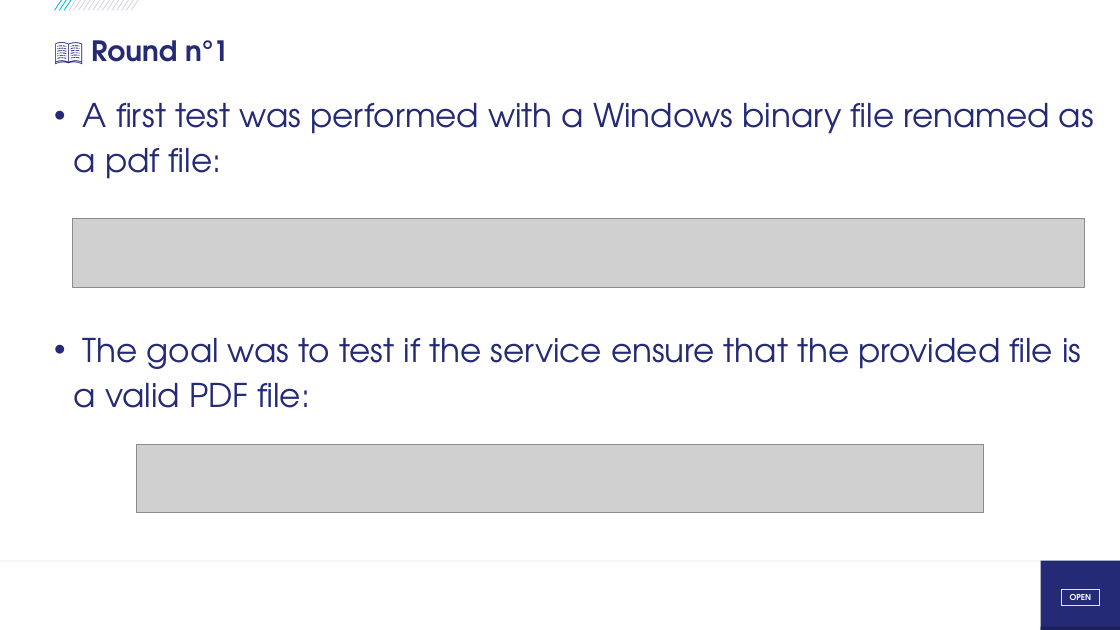
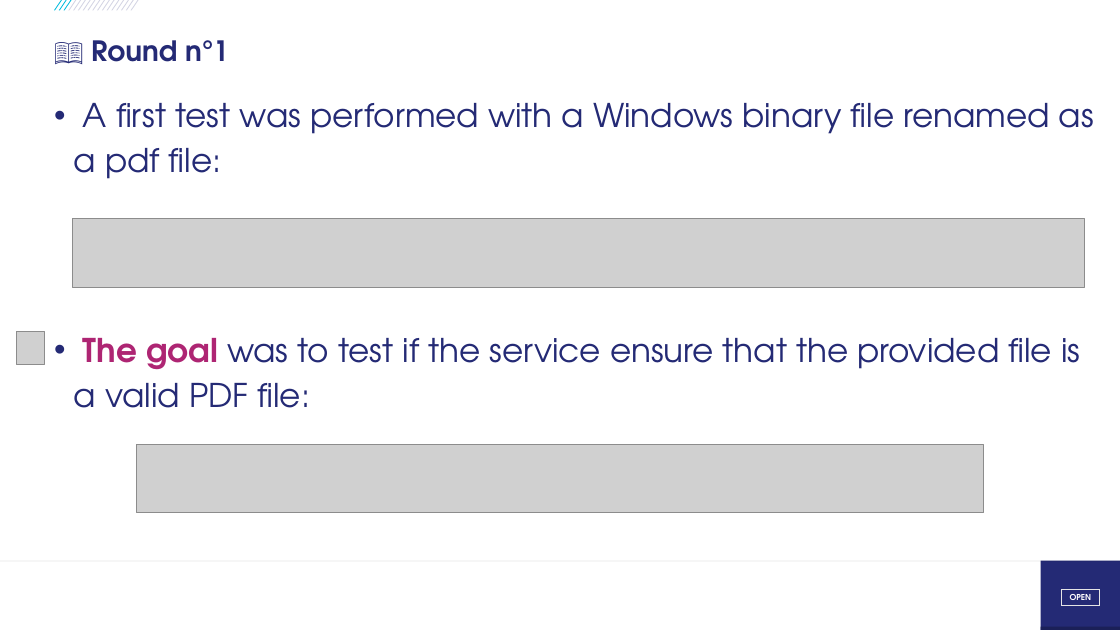
Before and after one commit to righettod/voxxeddays-lux-2026, a slide deck: slide 11 of presentation.pptx. Drawn at 1120x630 pixels with LibreOffice and Linux fonts; fonts in the diff are those of the drawing; grey boxes stand for pictures; background and template pictures are left out. Boxes give left, top, right and bottom in pixels: in the first picture for what was removed or moved away, otherwise in the second. Text is boxed around its words. In the diff, an @@ line names an element or a change of style, - is before the commit and + after.

```diff
--- a/presentation.pptx
+++ b/presentation.pptx
@@ picture added at (x1=17, y1=332, x2=45, y2=365) @@
@@ text at (x1=74, y1=338, x2=1080, y2=408): text colour #242A75 to #AE2573, bold on in "The goal" @@
```
Also in this commit, not shown: 8 other slides changed, 1 slide removed, 1 other file.
